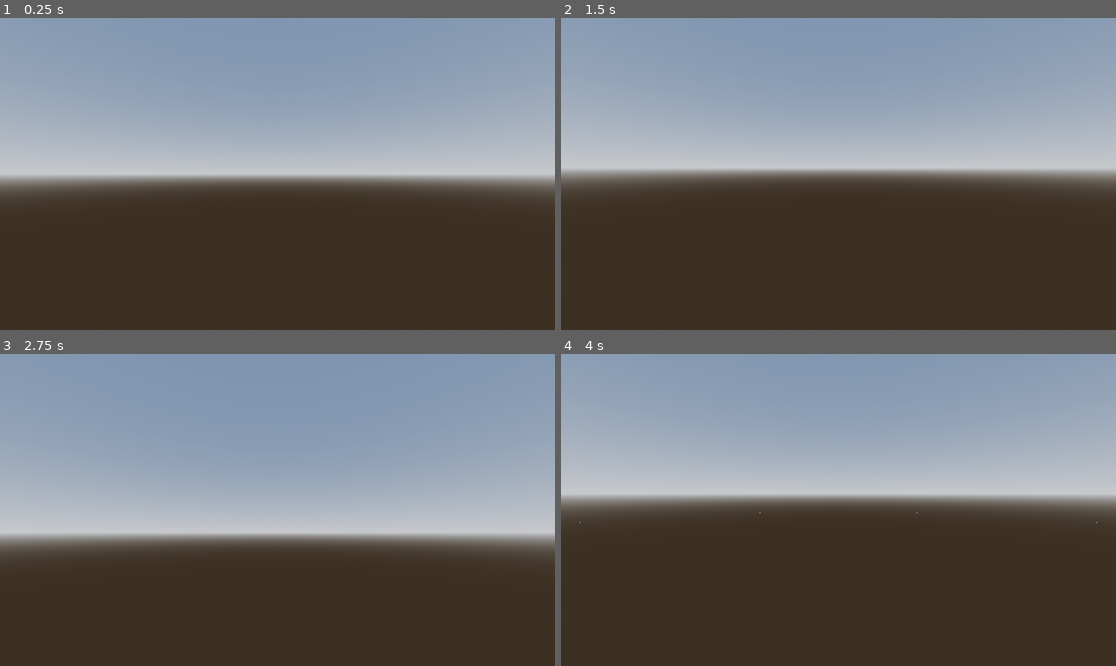
Above: before the commit, frames 1-4 (two rows, left to right).
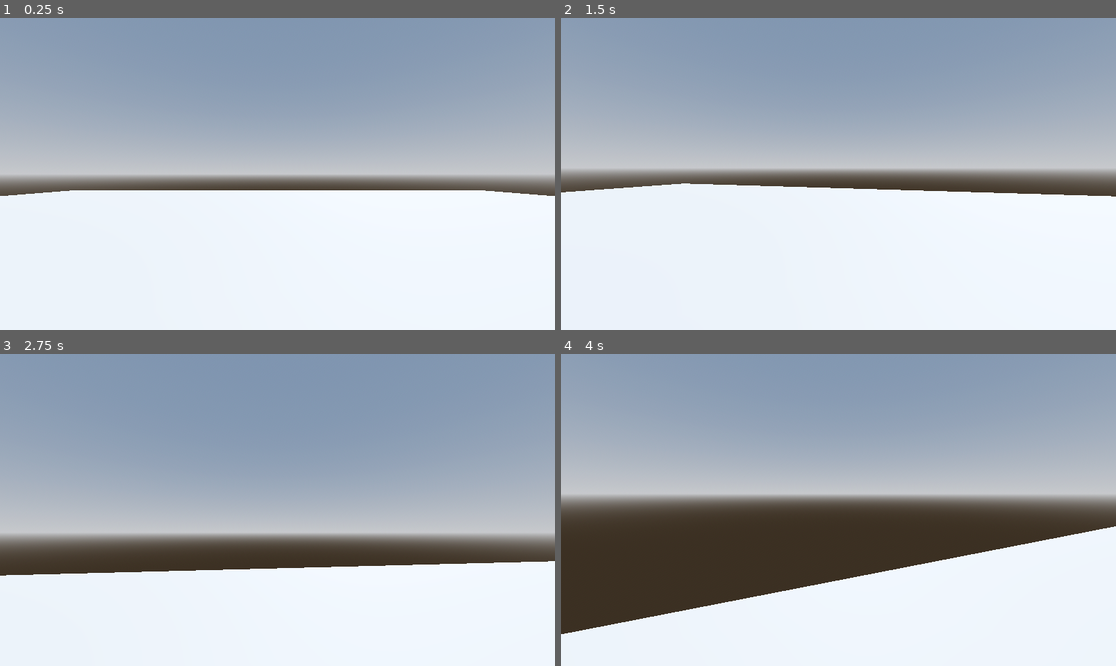
Above: after the commit, the same moments.

Repository: murphl3/Bispel
Game: Godot game, scene res://scenes/main.tscn
The game is run twice, just before and just after one commit, with the same random seed, the same clock (stepped at 60 frames per second) and the same inputs.
Inputs (mouse positions are in pixels of both pictures, inside the frame that each line leads up to):
- Up to frame 1 (0.25 s): no input
- Up to frame 2 (1.5 s): tap Enter at 0.5 s; move the mouse to (866, 174) at 0.52 s; hold Shift (move_sprint) 0.53-1.28 s; hold W (move_forward) from 0.53 s (still down); click (866, 174) at 0.67 s; move the mouse to (810, 174) at 1.27 s; tap Shift (move_sprint) at 1.35 s
- Up to frame 3 (2.75 s): keep holding W (move_forward); move the mouse to (288, 503) at 2.02 s; hold Shift (move_sprint) from 2.03 s (still down)
- Up to frame 4 (4 s): keep holding W (move_forward); move the mouse to (832, 516) at 2.77 s; release Shift (move_sprint) at 2.78 s; tap Shift (move_sprint) at 2.85 s; click (832, 516) at 2.92 s; move the mouse to (877, 513) at 3.52 s; hold Shift (move_sprint) from 3.53 s (still down)

The runs differ from the first frame. In frame 1, 45% of the frame differs, in the area x 0-100%, y 55-100%; in frame 2, 45%, in the area x 0-100%, y 53-100%; in frame 3, 31%; in frame 4, 27%.

Commit message:
Fixed Broken Greybox

Diff:
--- a/scenes/hub.tscn
+++ b/scenes/hub.tscn
@@ -13,8 +13,8 @@
 tonemap_mode = 2
 glow_enabled = true
 
-[sub_resource type="PlaneMesh" id="PlaneMesh_ch0yf"]
-size = Vector2(50, 50)
+[sub_resource type="BoxMesh" id="BoxMesh_hcxm3"]
+size = Vector3(50, 0.01, 50)
 
 [sub_resource type="BoxShape3D" id="BoxShape3D_kmy70"]
 
@@ -31,7 +31,7 @@
 use_collision = true
 
 [node name="CSGMesh3D" type="CSGMesh3D" parent="Greybox"]
-mesh = SubResource("PlaneMesh_ch0yf")
+mesh = SubResource("BoxMesh_hcxm3")
 
 [node name="WorldGravity" type="Area3D" parent="."]
 transform = Transform3D(1, 0, 0, 0, 1, 0, 0, 0, 1, 0, 25, 0)
